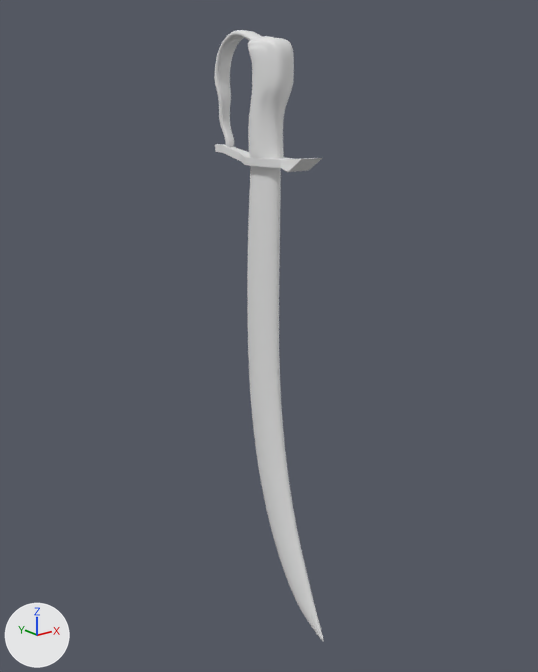
The FBX model The Haunting of Craven Residence/Assets/3D Models/szabla.fbx, before and after one commit.
One viewpoint serves both versions: a 50 mm camera at (-5.26, -6.84, 6.58) aimed at (0.01, -0.25, 3.94). Arrows for +X, +Y and +Z are at lower left; the lights stay in place. Where no turn or scale is listed for an object, it has been applied to the vertices.
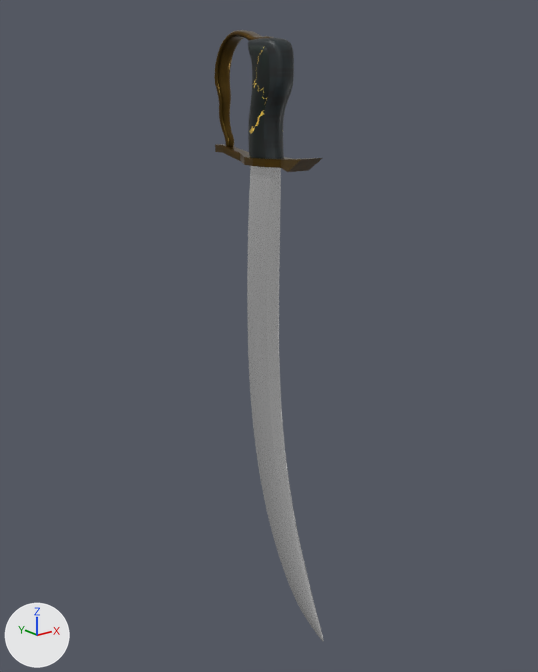
The change, as a diff of the scene's bpy script:
```diff
--- a/The Haunting of Craven Residence/Assets/3D Models/szabla.fbx.py
+++ b/The Haunting of Craven Residence/Assets/3D Models/szabla.fbx.py
@@ img_tekstura_szabla2_png @@
+img_tekstura_szabla2_png = load_image('tekstura szabla2.png', '../2D Textures/tekstura szabla2.png', 1500, 1500, 'sRGB')
@@ img_przetarte_złoto_png @@
+img_przetarte_złoto_png = load_image('przetarte złoto.png', '../2D Textures/przetarte złoto.png', 1500, 1500, 'sRGB')
@@ img_tekstura_szabla1_png @@
+img_tekstura_szabla1_png = load_image('tekstura szabla1.png', '../2D Textures/tekstura szabla1.png', 1500, 1500, 'sRGB')
@@ img_tekstura_szabla3_png @@
+img_tekstura_szabla3_png = load_image('tekstura szabla3.png', '../2D Textures/tekstura szabla3.png', 1500, 1500, 'sRGB')
@@ mat_material @@
 mat_material = principled_material('Material')
-mat_material.base_color = (0.8, 0.8, 0.8)  # white #e7e7e7
-mat_material.roughness = 0.4
+mat_material.texture = img_tekstura_szabla3_png
+mat_material.metallic = 0.872
+mat_material.roughness = 0.18
@@ mat_material_002 @@
+mat_material_002 = principled_material('Material.002')
+mat_material_002.texture = img_tekstura_szabla2_png
@@ mat_material_003 @@
+mat_material_003 = principled_material('Material.003')
+mat_material_003.texture = img_przetarte_złoto_png
+mat_material_003.metallic = 0.844
+mat_material_003.roughness = 0.28
@@ mat_material_001 @@
+mat_material_001 = principled_material('Material.001')
+mat_material_001.texture = img_tekstura_szabla1_png
@@ me_cube_008 @@
 me_cube_008.from_pydata(...)  # 4610 vertices, 4608 faces; spans x -0.165..0.176, y -0.347..0.273, z -0.665..0.665
+me_cube_008.materials.append(mat_material_001)  # picture img_tekstura_szabla1_png
@@ me_cube_007 @@
 me_cube_007.from_pydata(...)  # 6402 vertices, 6400 faces; spans x -0.103..0.103, y -0.924..0.033, z -0.958..0.306
+me_cube_007.materials.append(mat_material_003)  # picture img_przetarte_złoto_png
@@ me_cube_006 @@
 me_cube_006.from_pydata(...)  # 4610 vertices, 4608 faces; spans x -0.186..0.198, y -0.289..0.227, z -0.618..0.618
+me_cube_006.materials.append(mat_material_002)  # picture img_tekstura_szabla2_png
@@ me_cube_002 @@
 me_cube_002.from_pydata(...)  # 36 vertices, 34 faces; spans x -0.18..0.2, y -0.96..0.74, z -0.07..0.14
+me_cube_002.materials.append(mat_material_003)  # picture img_przetarte_złoto_png
```

Boxes (x1, y1, x2, y2) around the edits, measured in the pictures (538 x 672 px):
'Cube', surface changed
    both: (247, 166, 324, 641)
'Cube.004', recoloured (grey to black)
    both: (248, 38, 294, 167)
'Cube.001', recoloured (grey to black)
    both: (248, 45, 284, 159)
'Cube.003', recoloured (grey to brown)
    both: (214, 30, 274, 147)
'Cube.002', recoloured (grey to brown)
    both: (215, 144, 322, 172)
